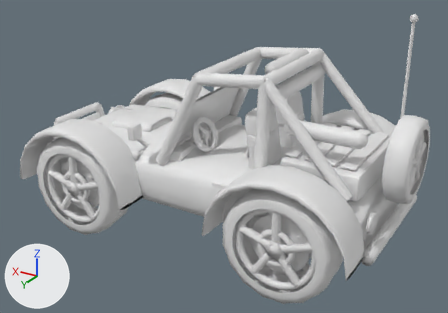
What one commit did to the OBJ model src/main/resources/assets/siliconagevehicles/models/buggy.obj.
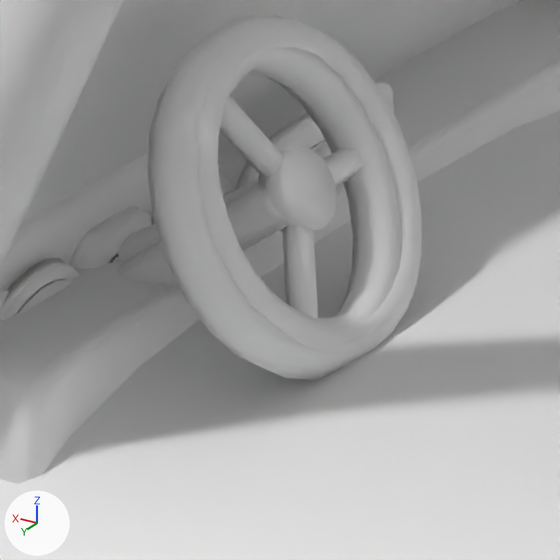
There are two pictures of each version: one whole from a 50 mm lens placed at (-2.878, 4.729, 3.094), pointed at (-0.095, 0.092, 0.775), one close up on the part from 40% to 52% of the width and 37% to 54% of the height. Arrows for +X, +Y and +Z are at lower left; the lights stay in place. The last two pictures show the newer version. Where no turn or scale is listed for an object, it has been applied to the vertices. Vertices at exactly the same position are counted once.

Script lines for the objects in view, before the commit:
```python
me_buggy = bpy.data.meshes.new('buggy')
me_buggy.from_pydata(...)  # 14667 vertices, 28388 faces; spans x -1.87..1.87, y -1.0..1.0, z 0.0..2.14
ob_buggy = bpy.data.objects.new('buggy', me_buggy)
ob_buggy.location = (0.0, 0.0, 0.0)
```
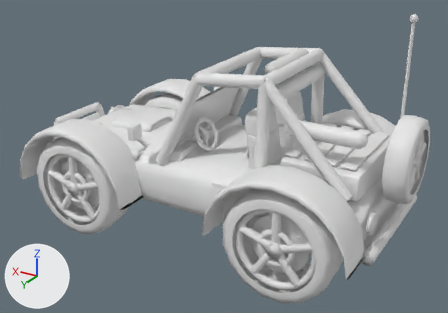
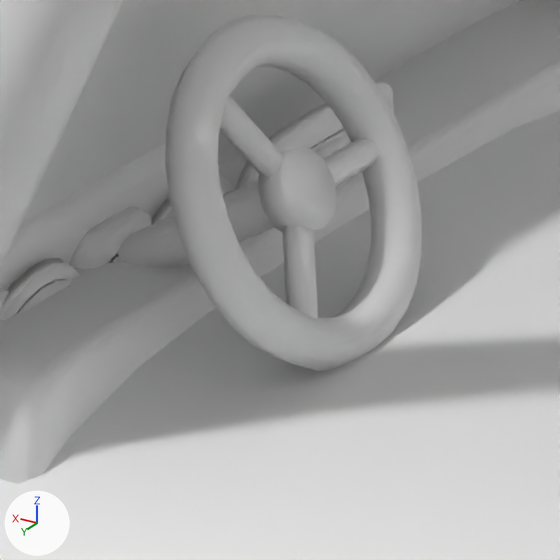
Pixel boxes [x1, y1, x2, y2] of what changed, in the close-ups (560 x 560 px):
part 1 of me_buggy, deleted: before [116, 181, 289, 288]
part 2 of me_buggy, cut back: before [148, 22, 401, 380]; after [185, 22, 389, 371]

The change, as a list of edits to the scene's bpy script:
```text
Change me_buggy:
    used by ob_buggy; location = (0.0, 0.0, 0.0)
    remove me_buggy.from_pydata(...)  # 14667 vertices, 28388 faces; spans x -1.87..1.87, y -1.0..1.0, z 0.0..2.14
    add me_buggy.from_pydata(...)  # 14497 vertices, 28052 faces; spans x -1.87..1.87, y -1.0..1.0, z 0.0..2.14
    me_buggy part 1: the loose piece of 26 vertices spanning x -0.03..0.21, y 0.29..0.33, z 0.88..1.07 is deleted
    me_buggy part 2
    144 vertices are removed from x -0.1..0.06, y 0.15..0.47, z 0.91..1.19
    332 faces are deleted
    2 vertices move within x -0.02..0.01, y 0.17, z 1.01..1.08
    44 new faces join them
```
